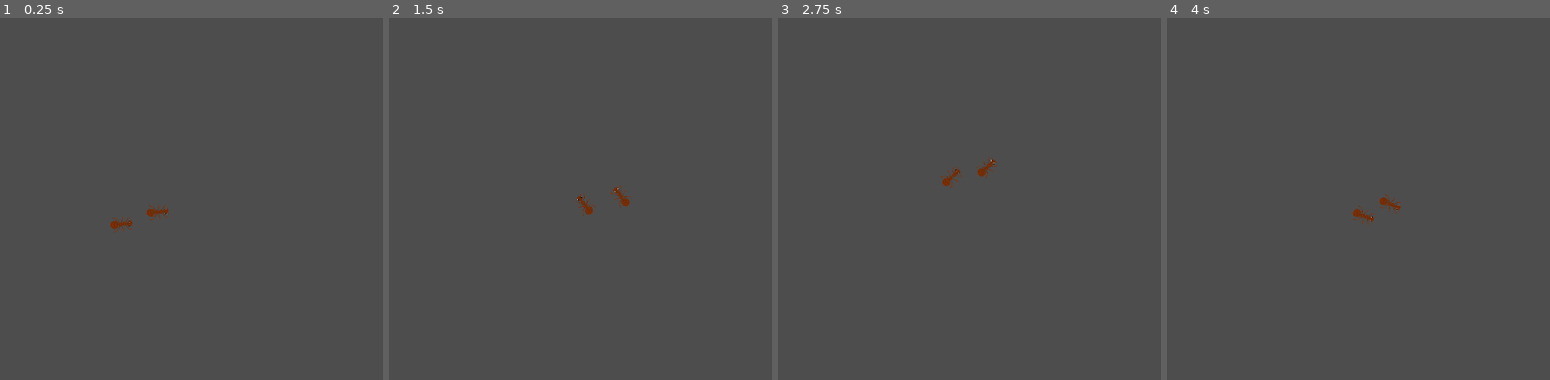
Above: before the commit, frames 1-4 (left to right).
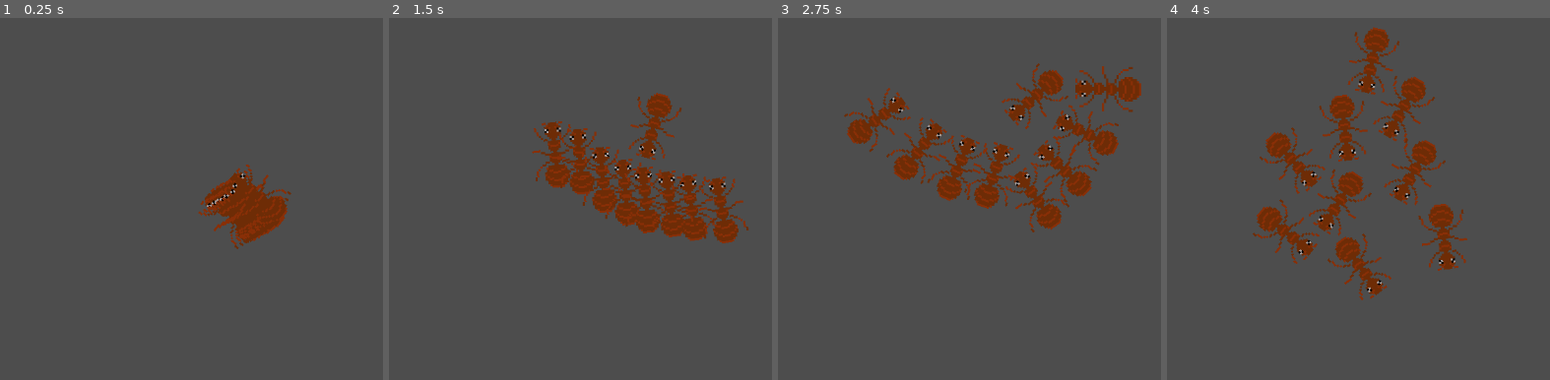
Above: after the commit, the same moments.

Repository: emilijaMarija/ants
Game: Godot game, scene res://game_scene.tscn
Same seed, same stepped clock (60 frames per second), same inputs: the game is played once before the commit and once after it.
Inputs (mouse positions are in pixels of both pictures, inside the frame that each line leads up to):
- Up to frame 1 (0.25 s): no input
- Up to frame 2 (1.5 s): move the mouse to (714, 195) at 0.52 s; move the mouse to (outside the picture) at 1.27 s
- Up to frame 3 (2.75 s): move the mouse to (1011, 119) at 2.02 s
- Up to frame 4 (4 s): move the mouse to (1281, 303) at 2.77 s; move the mouse to (outside the picture) at 3.52 s

The runs differ from the first frame. In frame 1, 2.9% of the frame differs, in the area x 28-77%, y 40-64%; in frame 2, 7.5%; in frame 3, 8.0%; in frame 4, 8.3%, in the area x 22-79%, y 2-78%.

Commit message:
basic controls - finishing up

Diff:
--- a/ant/ant.gd
+++ b/ant/ant.gd
@@ -1,27 +1,32 @@
 extends RigidBody2D
 
-const movement_speed: float = 5.0
+const movement_speed: float = 15.0
 const rotation_speed: float = 10.0
 
 # Called when the node enters the scene tree for the first time.
 func _ready() -> void:
 	#add_constant_central_force(Vector2(5.0, 0.0))
-
 	pass # Replace with function body.
 
 
 # Called every frame. 'delta' is the elapsed time since the previous frame.
 func _process(delta: float) -> void:
+	#var mouse = get_global_mouse_position()
+	#set_global_position(mouse)
 	pass
 
 
 func _integrate_forces(state):
 	var mouse = get_global_mouse_position()
+	var target_rotation_vec = mouse - get_global_position();
 	var rotation_vec = Vector2(cos(rotation - deg_to_rad(90)), sin(rotation - deg_to_rad(90)))
-	var target_rotation_vec = mouse - position;
 
-	if rotation_vec.angle_to(target_rotation_vec) < 0:
-		state.angular_velocity = -rotation_speed
-	else:
-		state.angular_velocity = rotation_speed
-	state.apply_force(rotation_vec.normalized() * movement_speed)
+	var speed_mult = 1.0
+	var dist = mouse.distance_to(get_global_position())
+	if dist < 500:
+		speed_mult = max(dist / 500.0, 0.5)
+	if dist > 50:
+		state.apply_force(rotation_vec.normalized() * movement_speed * speed_mult)
+
+	var angle_diff = lerp_angle(rotation - deg_to_rad(90), target_rotation_vec.angle(), 0.6)
+	state.angular_velocity = (angle_diff - rotation + deg_to_rad(90)) * rotation_speed
--- a/ant/ant.tscn
+++ b/ant/ant.tscn
@@ -4,12 +4,14 @@
 [ext_resource type="Texture2D" uid="uid://d1m8bimdn4pbj" path="res://ant/ant.png" id="2_sorfr"]
 
 [sub_resource type="RectangleShape2D" id="RectangleShape2D_t6tgk"]
+custom_solver_bias = 0.01
 size = Vector2(22.45, 32.25)
 
 [node name="RigidBody2D" type="RigidBody2D"]
 mass = 0.01
 gravity_scale = 0.0
-linear_damp = 5.0
+linear_damp = 20.0
+angular_damp = 21.565
 script = ExtResource("1_jut72")
 
 [node name="Sprite2D" type="Sprite2D" parent="."]
--- a/game_scene.tscn
+++ b/game_scene.tscn
@@ -3,11 +3,33 @@
 [ext_resource type="PackedScene" uid="uid://b2526ml0jylg3" path="res://ant/ant.tscn" id="1_o4o3v"]
 
 [node name="Root" type="Node2D"]
-position = Vector2(55, -9)
 
 [node name="RigidBody2D" parent="." instance=ExtResource("1_o4o3v")]
+position = Vector2(45, -4)
+
+[node name="Camera2D" type="Camera2D" parent="."]
+zoom = Vector2(3, 3)
 
 [node name="RigidBody2D2" parent="." instance=ExtResource("1_o4o3v")]
-position = Vector2(-53, 18)
+position = Vector2(45, -4)
 
-[node name="Camera2D" type="Camera2D" parent="."]
+[node name="RigidBody2D3" parent="." instance=ExtResource("1_o4o3v")]
+position = Vector2(45, -4)
+
+[node name="RigidBody2D4" parent="." instance=ExtResource("1_o4o3v")]
+position = Vector2(45, -4)
+
+[node name="RigidBody2D5" parent="." instance=ExtResource("1_o4o3v")]
+position = Vector2(45, -4)
+
+[node name="RigidBody2D6" parent="." instance=ExtResource("1_o4o3v")]
+position = Vector2(45, -4)
+
+[node name="RigidBody2D7" parent="." instance=ExtResource("1_o4o3v")]
+position = Vector2(45, -4)
+
+[node name="RigidBody2D8" parent="." instance=ExtResource("1_o4o3v")]
+position = Vector2(45, -4)
+
+[node name="RigidBody2D9" parent="." instance=ExtResource("1_o4o3v")]
+position = Vector2(45, -4)
Not shown, added: assets/ant.png.import
Not shown, added: assets/ant_walk/ant1.png.import
Not shown, added: assets/ant_walk/ant2.png.import
Not shown, added: assets/ant_walk/ant3.png.import
Not shown, added: assets/ant_walk/ant4.png.import
Not shown, added: assets/ant_walk/ant5.png.import
Not shown, added: assets/sugar.png.import
